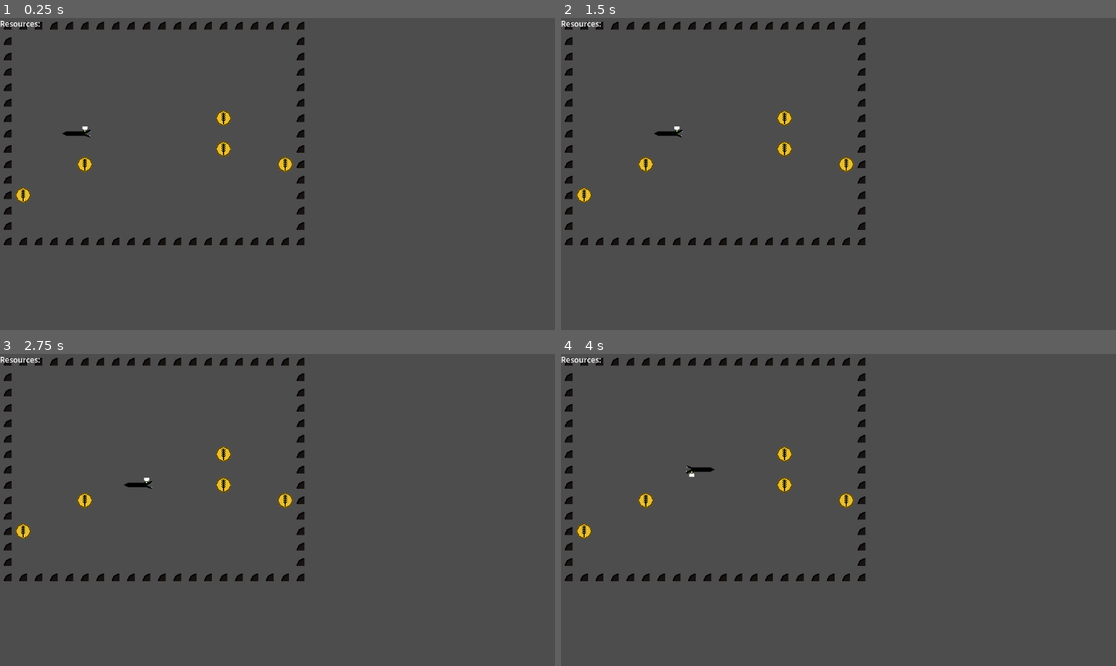
Above: before the commit, frames 1-4 (two rows, left to right).
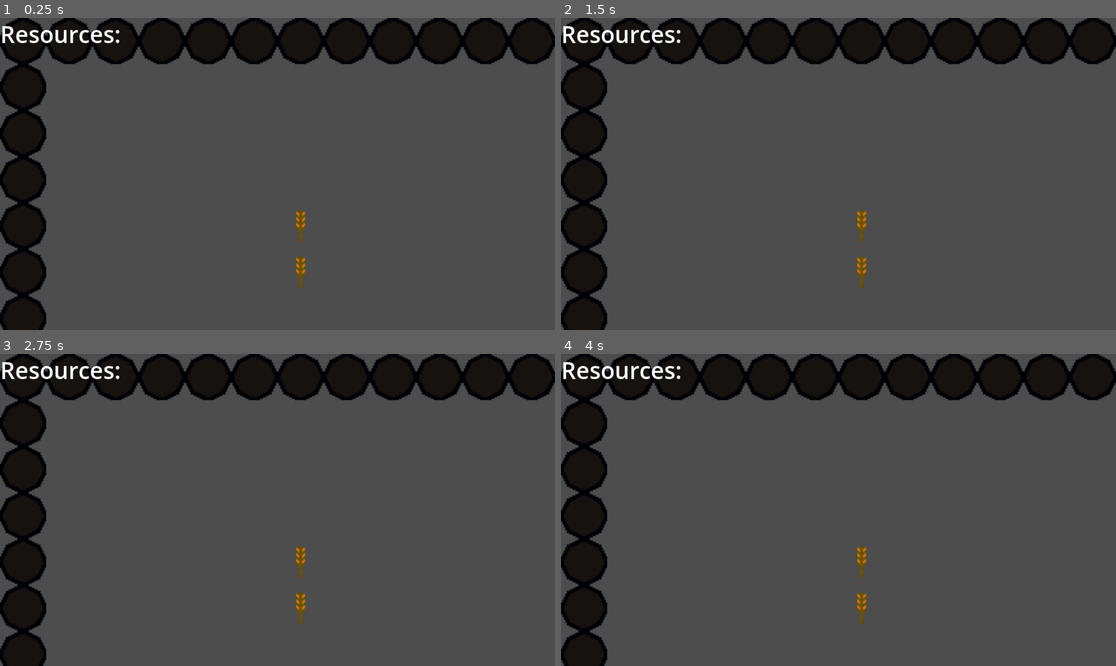
Above: after the commit, the same moments.

Repository: GymShrek/Cooking_mamba_fresh
Game: Godot game, scene res://scenes/Main.tscn
Two runs of this game, one before a commit and one after it. Both use one fixed random seed, a clock stepped at 60 frames per second and the inputs below.
Inputs:
- Up to frame 1 (0.25 s): no input
- Up to frame 2 (1.5 s): tap Enter at 0.5 s; hold Right (ui_right) 0.53-1.28 s; hold Down (ui_down) from 1.28 s (still down)
- Up to frame 3 (2.75 s): tap Space at 2 s; release Down (ui_down) at 2.03 s; hold Right (ui_right) from 2.03 s (still down)
- Up to frame 4 (4 s): release Right (ui_right) at 2.78 s; hold Up (ui_up) 2.78-3.53 s; tap Enter at 3.5 s; hold Left (ui_left) from 3.53 s (still down)

The runs differ from the first frame. In frame 1, 18% of the frame differs, in the area x 0-100%, y 0-100%; in frame 2, 18%; in frame 3, 18%; in frame 4, 18%.

Commit message:
Wheat, lettuce, tomatoes. Movement buffer, layered collectibles

Diff:
--- a/collectible.gd
+++ b/collectible.gd
@@ -2,11 +2,20 @@
 extends Node2D
 
 var resource_type = "wheat"  # Default resource type
+var resource_textures = {
+	"wheat": preload("res://assets/wheat.png"),
+	"tomato": preload("res://assets/tomato.png"),
+	"lettuce": preload("res://assets/lettuce.png")
+}
 
 func _ready():
-	# Set up the collectible appearance
-	$Sprite2D.texture = preload("res://assets/wheat.png")
+	# Set up the collectible appearance based on resource type
+	update_appearance()
 
 func set_resource_type(type):
 	resource_type = type
-	# In the future, we can update the sprite based on the resource type
+	update_appearance()
+
+func update_appearance():
+	if resource_textures.has(resource_type):
+		$Sprite2D.texture = resource_textures[resource_type]
--- a/grid.gd
+++ b/grid.gd
@@ -25,6 +25,9 @@
 	# Load rock texture for boundaries
 	var rock_texture = preload("res://assets/rock.png")
 	atlas_source.texture = rock_texture
+
+	# Create a tile with the full texture
+	atlas_source.texture_region_size = Vector2i(CELL_SIZE, CELL_SIZE)
 	atlas_source.create_tile(Vector2i(0, 0))
 
 	return new_tileset
--- a/main.gd
+++ b/main.gd
@@ -6,11 +6,11 @@
 @onready var snake = $Snake
 
 var collectible_scene = preload("res://scenes/Collectible.tscn")
-var resource_types = ["wheat"]  # For now, just wheat
+var resource_types = ["wheat", "tomato", "lettuce"]  # Updated resource types
 
 func _ready():
 	# Initialize the game
-	spawn_collectibles(5)  # Spawn 5 collectibles to start
+	spawn_collectibles(6)  # Spawn 6 collectibles (2 of each type)
 
 func spawn_collectibles(count):
 	for i in range(count):
@@ -54,8 +54,9 @@
 	# Set the position
 	collectible.position = grid.grid_to_world(grid_pos)
 
-	# Set the resource type (for now just wheat)
-	collectible.set_resource_type(resource_types[0])
+	# Choose a random resource type from our list
+	var resource_type = resource_types[randi() % resource_types.size()]
+	collectible.set_resource_type(resource_type)
 
 	# Add the collectible to the scene
 	collectibles.add_child(collectible)
--- a/project.godot
+++ b/project.godot
@@ -14,3 +14,9 @@
 run/main_scene="uid://qvybiyai4wut"
 config/features=PackedStringArray("4.4", "Forward Plus")
 config/icon="res://icon.svg"
+
+[display]
+
+window/size/mode=2
+window/stretch/scale=3.0
+window/stretch/scale_mode="integer"
--- a/scripts/snake_body.gd
+++ b/scripts/snake_body.gd
@@ -2,10 +2,35 @@
 extends Node2D
 
 var resource_type = ""
+var is_carrying_food = false
+
+var resource_textures = {
+	"wheat": preload("res://assets/wheat_snake.png"),
+	"tomato": preload("res://assets/tomato_snake.png"),
+	"lettuce": preload("res://assets/lettuce_snake.png")
+}
 
 func _ready():
 	$Sprite2D.texture = preload("res://assets/mamba_mid_full.png")
+	update_appearance()
 
-func set_carrying_food(value):
-	# Always true, as we only use full mid-sections
-	pass
+func set_carrying_food(value, type = ""):
+	is_carrying_food = value
+	if value and type:
+		resource_type = type
+	update_appearance()
+
+func update_appearance():
+	# Base texture is always the mid-full segment
+	$Sprite2D.texture = preload("res://assets/mamba_mid_full.png")
+
+	# If carrying food, add resource sprite on top
+	if is_carrying_food and resource_type != "" and resource_textures.has(resource_type):
+		# Create resource sprite if it doesn't exist
+		if not has_node("ResourceSprite"):
+			var resource_sprite = Sprite2D.new()
+			resource_sprite.name = "ResourceSprite"
+			add_child(resource_sprite)
+
+		# Update the resource sprite
+		$ResourceSprite.texture = resource_textures[resource_type]
--- a/snake.gd
+++ b/snake.gd
@@ -12,8 +12,15 @@
 var next_direction = Direction.RIGHT
 var segments = []
 var turn_timer = 0
-var turn_delay = 0.5  # 0.5 seconds per turn
+var turn_delay = 0.2  # 0.2 seconds per turn
 var can_move = true
+var pending_resource = null
+
+# Input buffer system
+var input_buffer = []
+var input_buffer_size = 3  # Store up to 3 inputs
+var buffer_processing_time = 0.1  # Process buffer every 0.1 seconds
+var buffer_timer = 0
 
 # Snake body parts scenes
 var head_scene = preload("res://scenes/SnakeHead.tscn")
@@ -62,8 +69,14 @@
 	if game_over:
 		return
 
-	# Handle input
+	# Handle input and add to buffer
 	handle_input()
+
+	# Process the input buffer
+	buffer_timer += delta
+	if buffer_timer >= buffer_processing_time:
+		buffer_timer = 0
+		process_input_buffer()
 
 	# Move snake based on turn timer
 	turn_timer += delta
@@ -72,15 +85,31 @@
 		move_snake()
 
 func handle_input():
-	# Get input for direction change
+	# Get input for direction change and add to buffer
+	var new_direction = -1
+
 	if Input.is_action_just_pressed("ui_up") and current_direction != Direction.DOWN:
-		next_direction = Direction.UP
+		new_direction = Direction.UP
 	elif Input.is_action_just_pressed("ui_right") and current_direction != Direction.LEFT:
-		next_direction = Direction.RIGHT
+		new_direction = Direction.RIGHT
 	elif Input.is_action_just_pressed("ui_down") and current_direction != Direction.UP:
-		next_direction = Direction.DOWN
+		new_direction = Direction.DOWN
 	elif Input.is_action_just_pressed("ui_left") and current_direction != Direction.RIGHT:
-		next_direction = Direction.LEFT
+		new_direction = Direction.LEFT
+
+	# Add the new direction to the buffer if it's valid
+	if new_direction != -1:
+		# Don't add if it's the same as the last buffered input
+		if input_buffer.size() == 0 or input_buffer.back() != new_direction:
+			# Keep buffer at maximum size
+			if input_buffer.size() >= input_buffer_size:
+				input_buffer.pop_back()
+			input_buffer.push_back(new_direction)
+
+func process_input_buffer():
+	if input_buffer.size() > 0:
+		# Get the next input from the buffer
+		next_direction = input_buffer.pop_front()
 
 func move_snake():
 	if not can_move:
@@ -119,6 +148,11 @@
 	if collectible:
 		collect_resource(collectible)
 
+	# Process pending resource from previous turn
+	if pending_resource != null:
+		grow_snake_with_food(pending_resource)
+		pending_resource = null
+
 	# Move snake body
 	move_body()
 
@@ -155,43 +189,46 @@
 	# Get the resource type from the collectible
 	var resource_type = collectible.resource_type
 
+	# Store the pending resource for next turn
+	pending_resource = resource_type
+
 	# Add resource to collected list
 	resources_collected.append(resource_type)
 
 	# Signal that a resource was collected
 	emit_signal("resource_collected", resource_type)
 
-	# Grow the snake by adding a full mid-section
-	grow_snake_with_food(resource_type)
-
 	# Remove the collectible
 	collectible.queue_free()
 
 	# Spawn a new collectible
 	get_parent().spawn_single_collectible()
+
 
 func grow_snake_with_food(resource_type):
 	# Create a new body segment carrying food
 	var body = body_scene.instantiate()
 
-	# Add the new segment at the same position as the tail
-	var tail_index = segments.size() - 1
-	var tail_pos = segments[tail_index].grid_pos
-	body.position = grid.grid_to_world(tail_pos)
-
-	# Set it as carrying food
-	body.set_carrying_food(true)
-
-	# Insert the new segment before the tail (second to last position)
+	# Add the new segment right behind the head
+	var head_pos = segments[0].grid_pos
+	var second_segment_pos = segments[1].grid_pos
+
+	# Position the new body segment at the same position as the second segment
+	body.position = grid.grid_to_world(second_segment_pos)
+
+	# Set it as carrying food with the specific resource type
+	body.set_carrying_food(true, resource_type)
+
+	# Insert the new segment after the head (position 1)
 	add_child(body)
-	segments.insert(tail_index, {
+	segments.insert(1, {
 		"node": body,
-		"grid_pos": tail_pos,
+		"grid_pos": second_segment_pos,
 		"carrying_food": true,
 		"resource_type": resource_type
 	})
 
-	# Update the tail position
+	# Update the segment appearances
 	update_segments_appearance()
 
 func update_segments_appearance():
@@ -234,7 +271,33 @@
 		elif direction == Vector2i(0, -1):  # Previous segment is above
 			segment.node.rotation = deg_to_rad(270)
 
-	# Handle body segments rotation
-	# For now, we won't rotate body segments as they're flexible
-	else:
-		segment.node.rotation = 0
+	# Handle body segments rotation - only for segments that have both a previous and next segment
+	elif index > 0 and index < segments.size() - 1:
+		# For body segments, calculate rotation based on neighboring segments
+		var prev_segment_pos = segments[index-1].grid_pos
+		var next_segment_pos = segments[index+1].grid_pos
+		var dir_to_prev = prev_segment_pos - segment.grid_pos
+		var dir_to_next = next_segment_pos - segment.grid_pos
+
+		# Straight segments (horizontal or vertical)
+		if dir_to_prev.x == -dir_to_next.x and dir_to_prev.y == 0 and dir_to_next.y == 0:
+			# Horizontal straight segment
+			segment.node.rotation = deg_to_rad(0)
+		elif dir_to_prev.y == -dir_to_next.y and dir_to_prev.x == 0 and dir_to_next.x == 0:
+			# Vertical straight segment
+			segment.node.rotation = deg_to_rad(90)
+		# Corner segments
+		elif (dir_to_prev.x == 0 and dir_to_next.y == 0) or (dir_to_prev.y == 0 and dir_to_next.x == 0):
+			# Determine the specific corner type and set rotation
+			if (dir_to_prev.y < 0 and dir_to_next.x > 0) or (dir_to_prev.x > 0 and dir_to_next.y < 0):
+				# Top-right corner
+				segment.node.rotation = deg_to_rad(0)
+			elif (dir_to_prev.y < 0 and dir_to_next.x < 0) or (dir_to_prev.x < 0 and dir_to_next.y < 0):
+				# Top-left corner
+				segment.node.rotation = deg_to_rad(270)
+			elif (dir_to_prev.y > 0 and dir_to_next.x > 0) or (dir_to_prev.x > 0 and dir_to_next.y > 0):
+				# Bottom-right corner
+				segment.node.rotation = deg_to_rad(90)
+			elif (dir_to_prev.y > 0 and dir_to_next.x < 0) or (dir_to_prev.x < 0 and dir_to_next.y > 0):
+				# Bottom-left corner
+				segment.node.rotation = deg_to_rad(180)
Binary file added: assets/lettuce.png
Not shown, added: assets/lettuce.png.import
Binary file added: assets/lettuce_snake.png
Not shown, added: assets/lettuce_snake.png.import
Binary file added: assets/tomato.png
Not shown, added: assets/tomato.png.import
Binary file added: assets/tomato_snake.png
Not shown, added: assets/tomato_snake.png.import
Binary file changed: assets/wheat.png
Binary file added: assets/wheat_snake.png
Not shown, added: assets/wheat_snake.png.import
Not shown, changed: Design_Doc.rtf
(and 1 more such lines)
